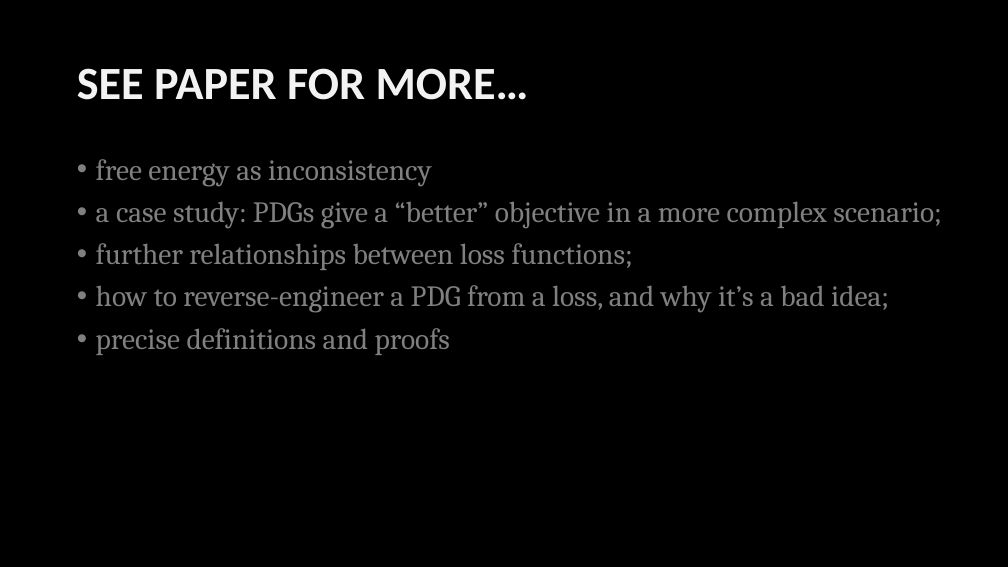
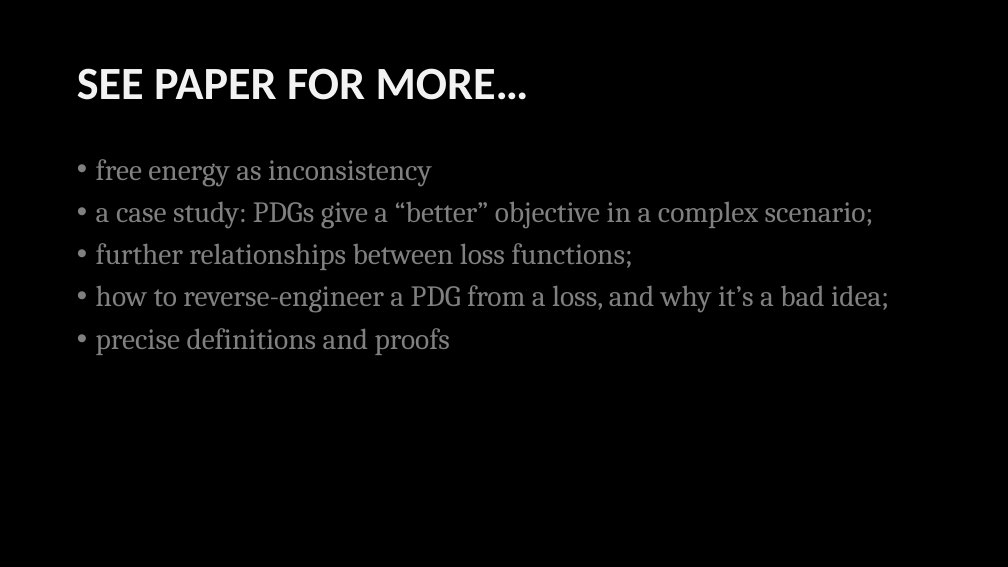
Before and after one commit to orichardson/pdg-expts, a slide deck: slide 27 of present/AISTATS-2022/one-true-loss.pptx. Drawn at 1008x567 pixels with LibreOffice and Linux fonts; fonts in the diff are those of the drawing. Boxes give left, top, right and bottom in pixels: in the first picture for what was removed or moved away, otherwise in the second. Text is boxed around its words. In the diff, an @@ line names an element or a change of style, - is before the commit and + after.

```diff
--- a/present/AISTATS-2022/one-true-loss.pptx
+++ b/present/AISTATS-2022/one-true-loss.pptx
@@ text at bbox=[96, 201, 874, 229]: text changed @@
-• a case study: PDGs give a “better” objective in a more complex scenario;
+• a case study: PDGs give a “better” objective in a complex scenario;
```
Also in this commit, not shown: 1 other slide changed.
